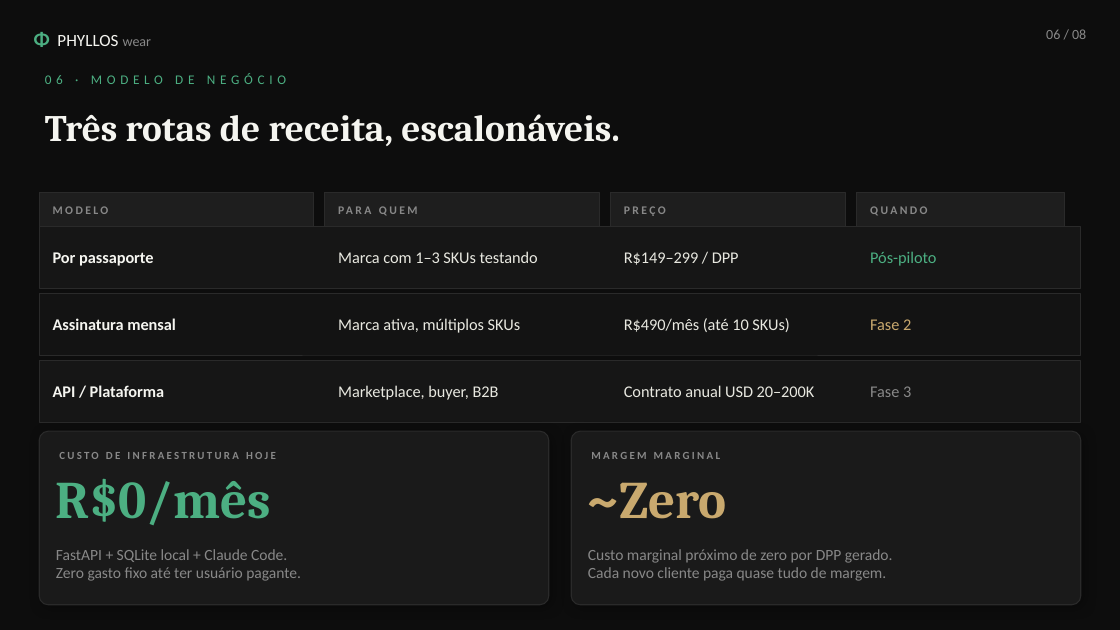
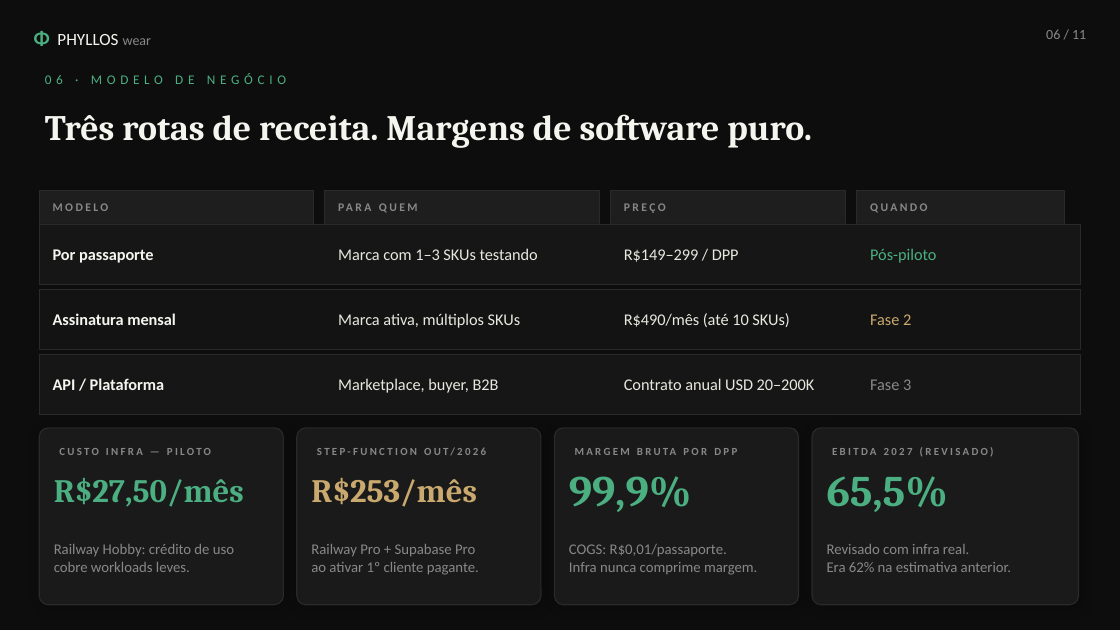
Before and after one commit to paulohugorz/phyllos, a slide deck: slide 6 of outputs/phyllos-apresentacao.pptx. Drawn at 1120x630 pixels with LibreOffice and Linux fonts; fonts in the diff are those of the drawing. Boxes give left, top, right and bottom in pixels: in the first picture for what was removed or moved away, otherwise in the second. Text is boxed around its words. In the diff, an @@ line names an element or a change of style, - is before the commit and + after.

```diff
--- a/outputs/phyllos-apresentacao.pptx
+++ b/outputs/phyllos-apresentacao.pptx
@@ text at box(1046, 29, 1086, 39): text changed @@
-06 / 08
+06 / 11
@@ text at box(45, 114, 812, 148): text changed; size 24 to 23 pt @@
-Três rotas de receita, escalonáveis.
+Três rotas de receita. Margens de software puro.
@@ rectangle: place and size @@
-rectangle at box(39, 226, 1081, 288)
+rectangle at box(39, 224, 1081, 284)
@@ 8 texts, 2 rectangles: place and size @@
-8 texts, 2 rectangles at box(39, 293, 1081, 422)
+8 texts, 2 rectangles at box(39, 289, 1081, 414)
@@ rounded rectangle: place and size @@
-rounded rectangle at box(39, 431, 549, 605)
+rounded rectangle at box(39, 428, 283, 605)
@@ rounded rectangle at box(39, 428, 283, 605): shadow changed; proportions changed @@
@@ text at box(59, 448, 211, 455): text changed @@
-CUSTO DE INFRAESTRUTURA HOJE
+CUSTO INFRA — PILOTO
@@ rounded rectangle at box(297, 428, 541, 605): shadow changed; proportions changed @@
@@ rounded rectangle: place and size @@
-rounded rectangle at box(571, 431, 1081, 605)
+rounded rectangle at box(297, 428, 541, 605)
@@ text added at box(317, 439, 524, 464), 7 pt, text #888888, bold @@
+STEP-FUNCTION OUT/2026
@@ rounded rectangle added at box(554, 428, 799, 605), fill #1A1A1A, outline #2A2A2A 0.7 pt @@
@@ text added at box(575, 439, 782, 464), 7 pt, text #888888, bold @@
+MARGEM BRUTA POR DPP
@@ rounded rectangle added at box(812, 428, 1079, 605), fill #1A1A1A, outline #2A2A2A 0.7 pt @@
@@ text added at box(832, 447, 994, 456), 7 pt, text #888888, bold @@
+EBITDA 2027 (REVISADO)
@@ text at box(54, 478, 244, 507): text changed; size 34 to 21 pt @@
-R$0/mês
+R$27,50/mês
@@ text added at box(311, 478, 477, 507), 21 pt, text #C9A96E, bold @@
+R$253/mês
@@ text added at box(569, 476, 691, 512), 28 pt, text #4CAF82, bold @@
+99,9%
@@ text removed at box(591, 452, 720, 459) @@
-MARGEM MARGINAL
@@ text added at box(827, 476, 948, 512), 28 pt, text #4CAF82, bold @@
+65,5%
@@ text removed at box(588, 482, 727, 519) @@
-~Zero
@@ text at box(54, 544, 234, 572): text changed; size 10 to 9.5 pt @@
-FastAPI + SQLite local + Claude Code.
-Zero gasto fixo até ter usuário pagante.
+Railway Hobby: crédito de uso
+cobre workloads leves.
@@ text added at box(311, 544, 479, 575), 9.5 pt, text #888888 @@
+Railway Pro + Supabase Pro
+ao ativar 1º cliente pagante.
@@ text added at box(569, 544, 757, 575), 9.5 pt, text #888888 @@
+COGS: R$0,01/passaporte.
+Infra nunca comprime margem.
@@ text removed at box(588, 549, 893, 581) @@
-Custo marginal próximo de zero por DPP gerado.
-Cada novo cliente paga quase tudo de margem.
@@ text added at box(827, 544, 1011, 572), 9.5 pt, text #888888 @@
+Revisado com infra real.
+Era 62% na estimativa anterior.
```
Also in this commit, not shown: 5 other slides changed, 5 slides added, 2 slides removed, 8 other files.
